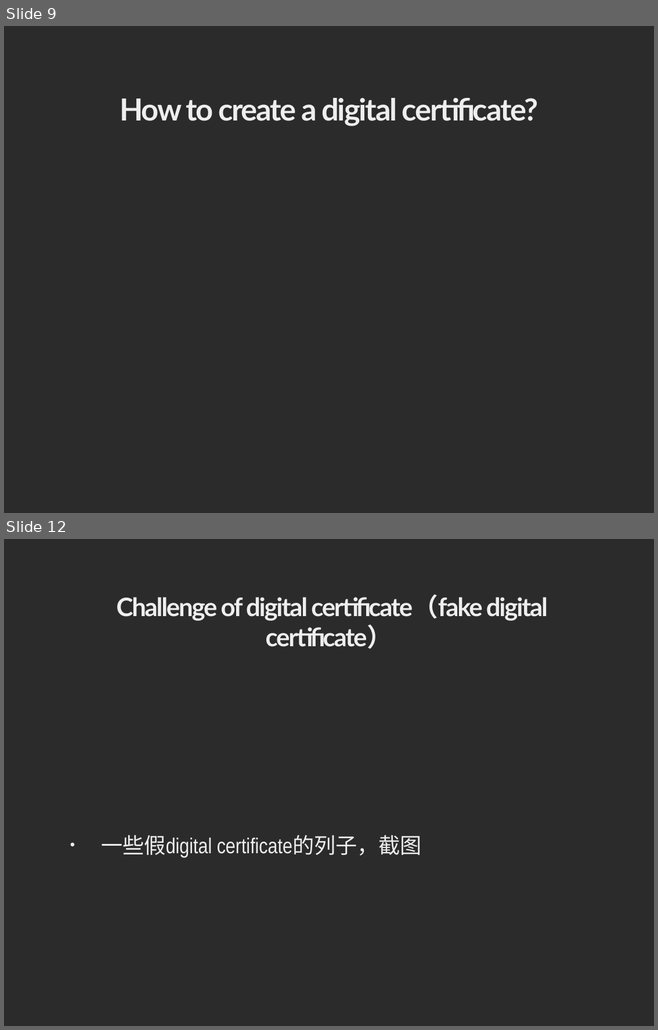
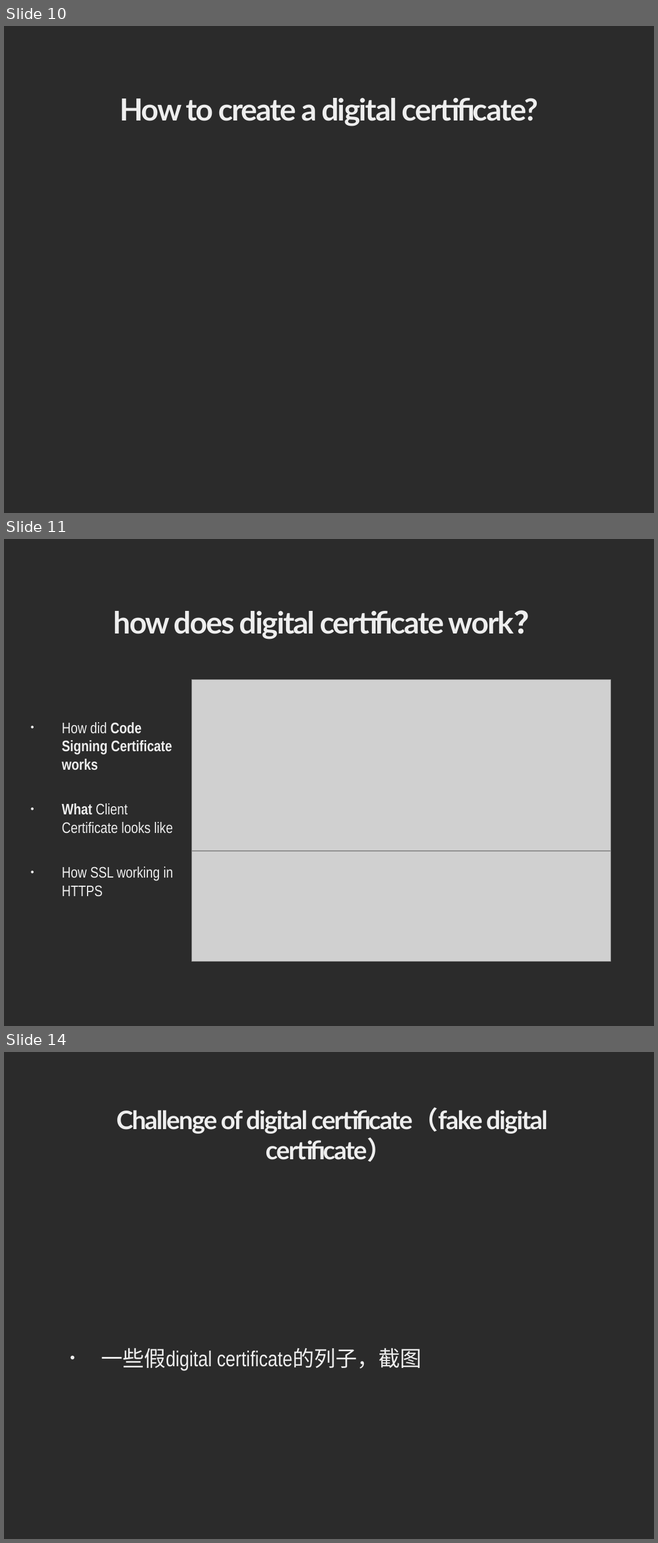
Before and after one commit to RebeccaLiu0/computer-security, a slide deck: digital certificate_new.pptx. Shown one above the other, each under a label of ours: slides 9 and 12 before the commit, slides 10, 11 and 14 after it; the slides between them are not shown. The pictures are 658x1030 and 658x1543 pixels, drawn with LibreOffice and Linux fonts; fonts in the diff are those of the drawing; grey boxes stand for pictures; background and template pictures are left out; a plain dark background stands for a picture behind light text. Boxes give left, top, right and bottom in pixels: in the first picture for what was removed or moved away, otherwise in the second. Text is boxed around its words. In the diff, an @@ line names an element or a change of style, - is before the commit and + after.

```diff
--- a/digital certificate_new.pptx
+++ b/digital certificate_new.pptx
@@ slide 11 added at (4,539,654,1026), background picture (left out) @@
@@ title added at (114,610,544,639), 48 pt, text #EEEEEE, bold @@
+how does digital certificate work？
@@ picture added at (192,680,611,851) @@
@@ picture added at (196,692,610,954) @@
@@ text added at (62,722,173,897), 24 pt, text #EEEEEE @@
+• How did Code Signing Certificate works
+• What Client Certificate looks like
+• How SSL working in HTTPS
@@ picture added at (199,748,610,862) @@
@@ picture added at (192,851,611,962) @@
@@ what was slide 9 is now slide 10 @@
@@ what was slide 12 is now slide 14 @@
```
Also in this commit, not shown: 4 slides changed, 2 other slides added, 1 slide removed.
